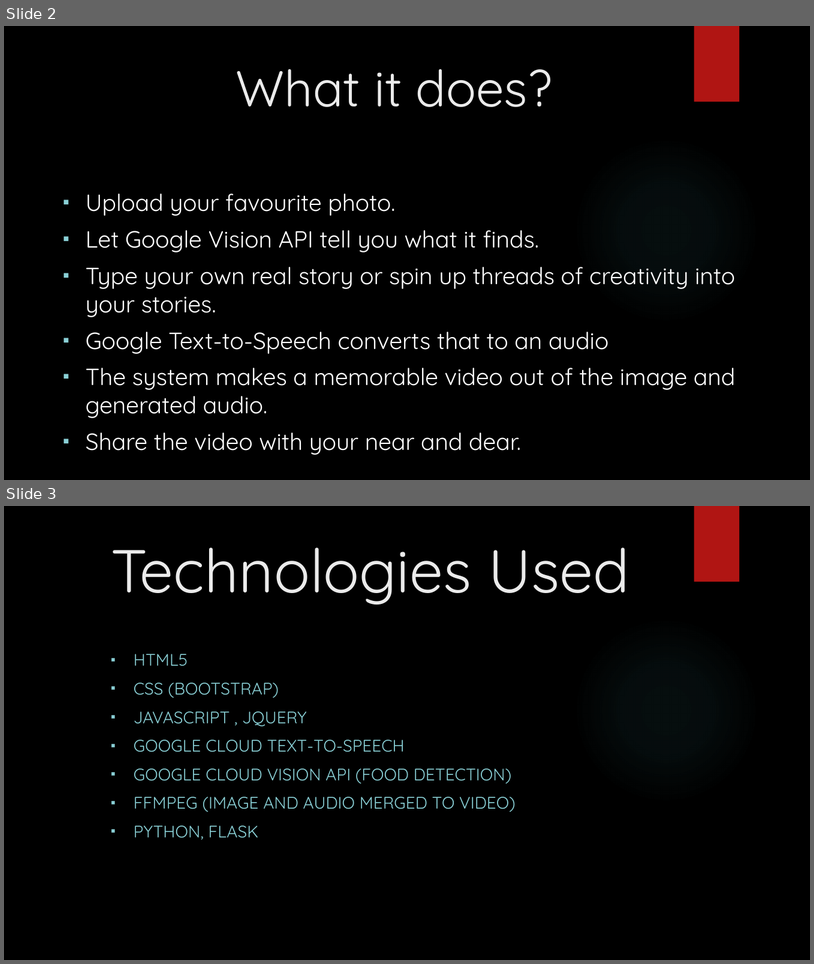
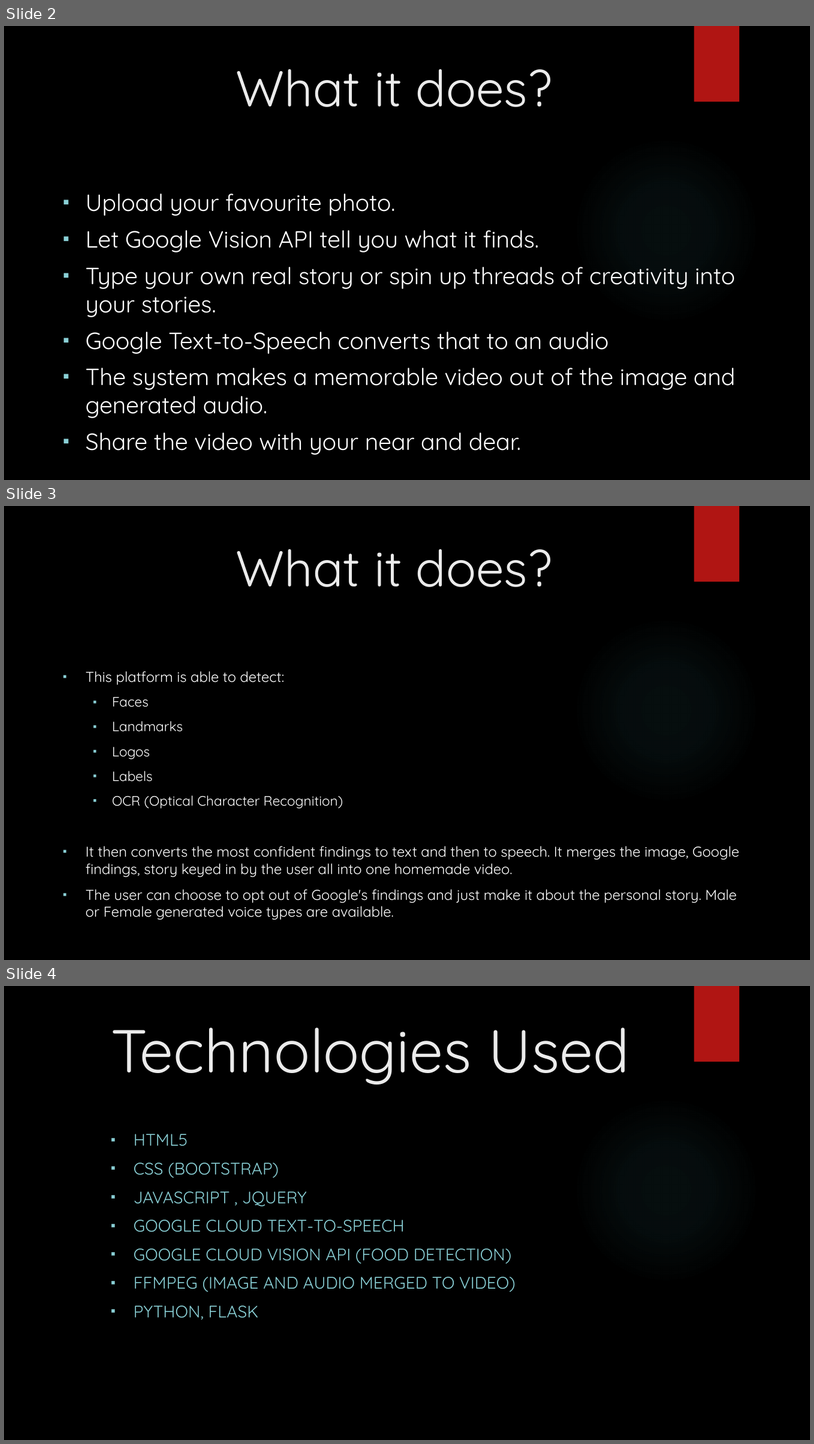
Before and after one commit to shayanray/Memoirs, a slide deck: Memoirs.pptx. Shown one above the other, each under a label of ours: slides 2 and 3 before the commit, slides 2, 3 and 4 after it. The pictures are 814x964 and 814x1444 pixels, drawn with LibreOffice and Linux fonts; fonts in the diff are those of the drawing; background and template pictures are left out. Boxes give left, top, right and bottom in pixels: in the first picture for what was removed or moved away, otherwise in the second. Text is boxed around its words. In the diff, an @@ line names an element or a change of style, - is before the commit and + after.

Commit message:
readme and ppt update

```diff
--- a/Memoirs.pptx
+++ b/Memoirs.pptx
@@ slide 3 added at bbox=[4, 506, 810, 960], background picture (left out); not listed: 2 template elements that a slide beside it also shows @@
@@ title added at bbox=[236, 549, 552, 587], 60 pt, text #EBEBEB @@
+What it does?
@@ text added at bbox=[86, 671, 740, 903], 17.1 pt, text #FFFFFF @@
+▪ This platform is able to detect:
+  ▪ Faces
+  ▪ Landmarks
+  ▪ Logos
+  ▪ Labels
+  ▪ OCR (Optical Character Recognition)
+▪ It then converts the most confident findings to text and then to speech. It merges the image, Google findings, story keyed in by the user all into one homemade video.
+▪ The user can choose to opt out of Google's findings and just make it about the personal story. Male or Female generated voice types are available.
@@ what was slide 3 is now slide 4 @@
```
Also in this commit, not shown: 4 other files.
